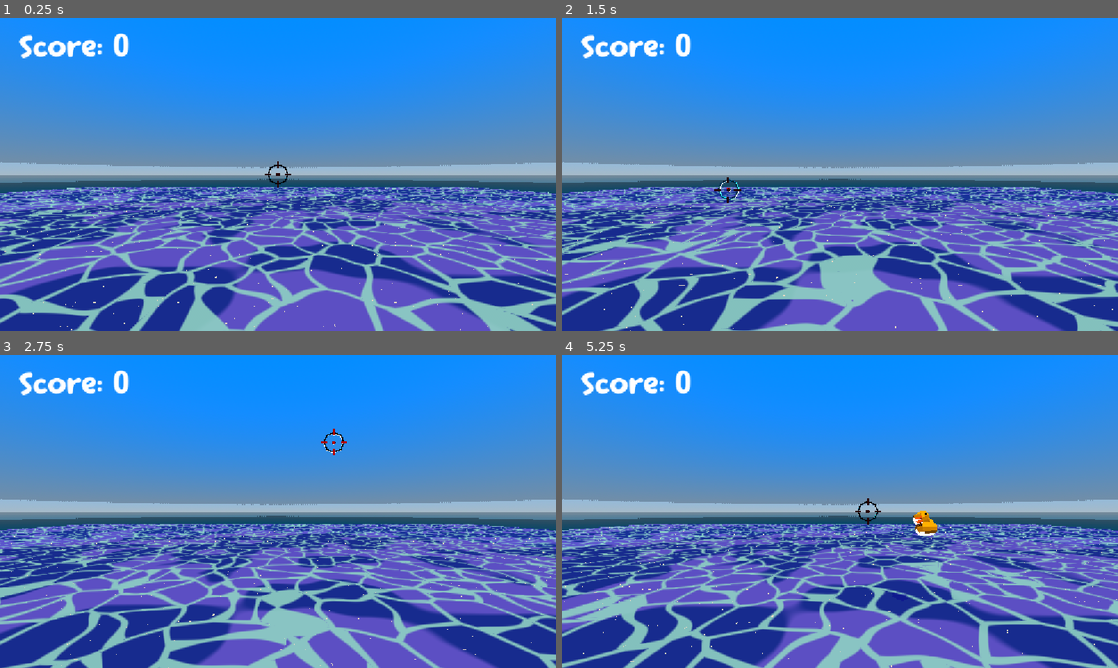
Above: before the commit, frames 1-4 (two rows, left to right).
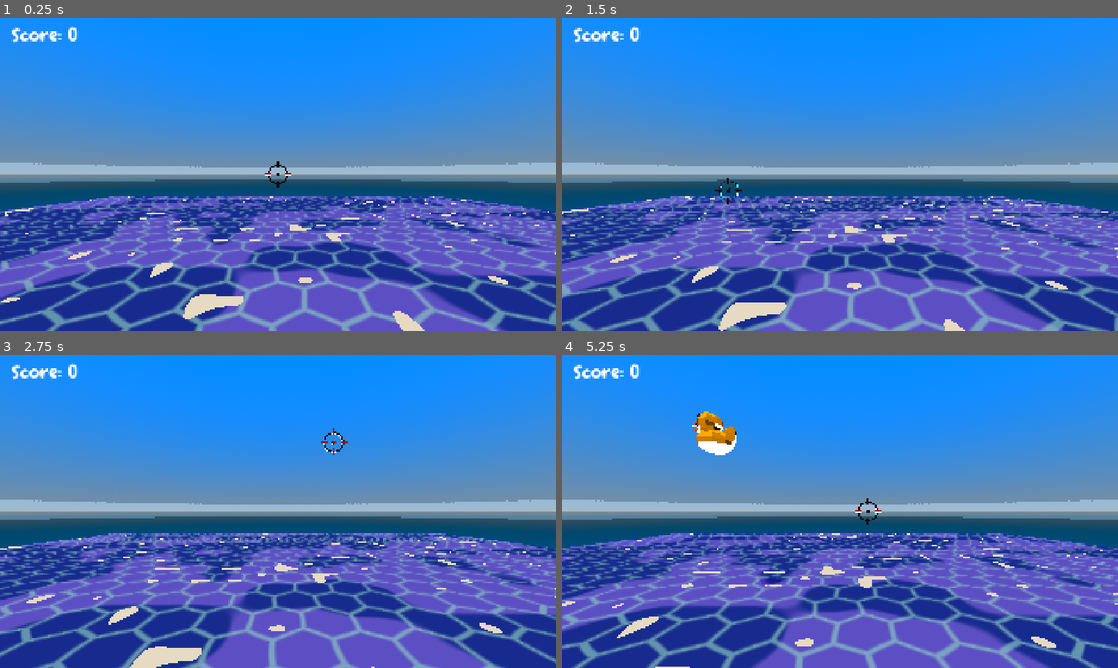
Above: after the commit, the same moments.

Repository: ashermemon/haven
Game: Godot game, scene res://game.tscn
Same seed, same stepped clock (60 frames per second), same inputs: the game is played once before the commit and once after it.
Inputs (mouse positions are in pixels of both pictures, inside the frame that each line leads up to):
- Up to frame 1 (0.25 s): no input
- Up to frame 2 (1.5 s): move the mouse to (962, 158) at 0.52 s; press the mouse at (962, 158) at 0.53 s; move the mouse to (728, 190) at 1.27 s; release the mouse at (728, 190) at 1.28 s; click (728, 190) at 1.35 s
- Up to frame 3 (2.75 s): move the mouse to (333, 442) at 2.02 s; press the mouse at (333, 442) at 2.03 s
- Up to frame 4 (5.25 s): move the mouse to (812, 574) at 2.77 s; release the mouse at (812, 574) at 2.78 s; click (812, 574) at 2.85 s; move the mouse to (1006, 558) at 3.52 s; press the mouse at (1006, 558) at 3.53 s; move the mouse to (673, 464) at 4.27 s; release the mouse at (673, 464) at 4.28 s; click (673, 464) at 4.35 s; move the mouse to (867, 511) at 5.02 s; press the mouse at (867, 511) at 5.03 s

The runs differ from the first frame. In frame 1, 28% of the frame differs, in the area x 0-100%, y 2-100%; in frame 2, 28%; in frame 3, 27%; in frame 4, 29%.

Commit message:
spinning ducks and optimized water shader

Diff:
--- a/haven/DuckSpawner.gd
+++ b/haven/DuckSpawner.gd
@@ -27,7 +27,7 @@
 	time_since_spawn += delta
 	if time_since_spawn >= spawn_interval:
 
-		spawn_position = Vector3(randf_range(-5.0, 5.0), -5.0, randf_range(0.0, 1.0))
+		spawn_position = Vector3(randf_range(-5.0, 5.0), -5.0, randf_range(-0.5, 0.5))
 
 		time_since_spawn -= spawn_interval
 		spawn_duck(spawn_position, random_force)
--- a/haven/game.tscn
+++ b/haven/game.tscn
@@ -26,19 +26,19 @@
 shader_parameter/patch_threshold = 0.5
 shader_parameter/patch_softness = 0.04
 shader_parameter/patch_strength = 0.8
-shader_parameter/cell_scale = 0.6
-shader_parameter/line_width = 0.1
-shader_parameter/cell_speed = 0.4
-shader_parameter/cell_warp = 0.35
-shader_parameter/line_strength = 0.9
+shader_parameter/hex_scale = 1.1
+shader_parameter/hex_line_width = 0.085
+shader_parameter/hex_warp = 0.07
+shader_parameter/hex_speed = 0.15
+shader_parameter/hex_strength = 0.630000029925
 shader_parameter/foam_noise = 0.12
 shader_parameter/contact_foam_width = 0.06
-shader_parameter/sparkle_amount = 0.03
-shader_parameter/sparkle_scale = 12.0
+shader_parameter/sparkle_amount = 0.110000005225
+shader_parameter/sparkle_scale = 1.0
 
 [sub_resource type="PlaneMesh" id="PlaneMesh_hve3p"]
 material = SubResource("ShaderMaterial_uuvgp")
-size = Vector2(100, 100)
+size = Vector2(50, 50)
 
 [sub_resource type="ShaderMaterial" id="ShaderMaterial_hve3p"]
 render_priority = 0
--- a/haven/project.godot
+++ b/haven/project.godot
@@ -21,6 +21,8 @@
 
 [display]
 
+window/size/viewport_width=1920
+window/size/viewport_height=1080
 window/stretch/mode="canvas_items"
 window/stretch/aspect="expand"
 
--- a/haven/rubber_duck.tscn
+++ b/haven/rubber_duck.tscn
@@ -8,10 +8,9 @@
 radius = 0.37
 
 [node name="RubberDuck" type="Node3D" unique_id=618759715]
-transform = Transform3D(-4.371139e-08, 0, 1, 0, 1, 0, -1, 0, -4.371139e-08, 0, 0, 0)
+transform = Transform3D(-6.556708e-08, 0, 1.5, 0, 1.5, 0, -1.5, 0, -6.556708e-08, 0, 0, 0)
 
 [node name="RigidBody3D" type="RigidBody3D" parent="." unique_id=1724538532]
-transform = Transform3D(1, 0, 0, 0, 1, 0, 0, 0, 1, 0.75545514, -0.047059476, 0.0012654397)
 script = ExtResource("1_xh7qf")
 
 [node name="RubberDuck" parent="RigidBody3D" unique_id=149477437 instance=ExtResource("2_v7mwj")]
--- a/haven/rubberduck.gd
+++ b/haven/rubberduck.gd
@@ -6,8 +6,8 @@
 var abletohit:= true
 # Called when the node enters the scene tree for the first time.
 func _ready() -> void:
-	var random_rotation = Vector3(randf_range(-0.5, 0.5), randf_range(-1.5, 1.5), 0.0)
-	rotation = random_rotation
+	var random_rotation = Vector3(0.0, randf_range(-0.5, 0.5), 0.0)
+	apply_torque_impulse(random_rotation)
 	var random_force = Vector3(randf_range(-5.0, 5.0), randf_range(10.0, 14.0), 0.0)
 	apply_central_impulse(random_force)
 
--- a/haven/toon_water.gdshader
+++ b/haven/toon_water.gdshader
@@ -1,12 +1,8 @@
 
 shader_type spatial;
-
-
 render_mode blend_mix, depth_draw_opaque, cull_back, diffuse_lambert, specular_disabled;
 
-
 group_uniforms colors;
-
 uniform vec4 shallow_color : source_color = vec4(0.30, 0.80, 0.85, 1.0);
 uniform vec4 deep_color : source_color = vec4(0.07, 0.25, 0.85, 1.0);
 uniform vec4 patch_color : source_color = vec4(0.04, 0.16, 0.66, 1.0);
@@ -17,44 +13,36 @@
 uniform float shallow_alpha : hint_range(0.0, 1.0) = 0.70;
 uniform float water_alpha : hint_range(0.0, 1.0) = 0.90;
 
-
 group_uniforms water;
-
 uniform float max_depth = 0.9;
 
-
 group_uniforms patches;
-
 uniform float patch_scale = 0.18;
 uniform float patch_threshold : hint_range(0.0, 1.0) = 0.5;
 uniform float patch_softness : hint_range(0.0, 0.3) = 0.04;
 uniform float patch_strength : hint_range(0.0, 1.0) = 0.8;
 
-
 group_uniforms cell_lines;
-
-uniform float cell_scale = 0.3;
-uniform float line_width = 0.14;
-uniform float cell_speed = 0.4;
-uniform float cell_warp = 0.25;
-uniform float line_strength : hint_range(0.0, 1.0) = 0.9;
-
+uniform float hex_scale = 0.3;
+uniform float hex_line_width = 0.015;
+uniform float hex_warp = 0.0;
+uniform float hex_speed = 0.15;
+uniform float hex_strength : hint_range(0.0, 1.0) = 0.9;
 
 group_uniforms foam;
-
 uniform float foam_noise = 0.12;
 uniform float contact_foam_width = 0.06;
 
 group_uniforms glints;
-
 uniform float sparkle_amount : hint_range(0.0, 0.2) = 0.0;
 uniform float sparkle_scale = 12.0;
 
-
 varying vec3 world_pos;
 
 uniform sampler2D depth_tex : hint_depth_texture, repeat_disable, filter_nearest;
 
+
+// VALUE NOISE
 
 float hash21(vec2 p) {
     p = fract(p * vec2(123.34, 456.21));
@@ -62,14 +50,6 @@
     return fract(p.x * p.y);
 }
 
-vec2 hash22(vec2 p) {
-    p = vec2(
-        dot(p, vec2(127.1, 311.7)),
-        dot(p, vec2(269.5, 183.3))
-    );
-    return fract(sin(p) * 43758.5453);
-}
-
 float vnoise(vec2 p) {
     vec2 i = floor(p);
     vec2 f = fract(p);
@@ -89,43 +69,67 @@
 }
 
 
-void voronoi(vec2 x, float tm, out float f1, out float f2) {
-    vec2 n = floor(x);
-    vec2 f = fract(x);
-
-    f1 = 8.0;
-    f2 = 8.0;
-
-    for (int j = -1; j <= 1; j++) {
-        for (int i = -1; i <= 1; i++) {
-            vec2 g = vec2(float(i), float(j));
-
-            vec2 o = hash22(n + g);
-            o = 0.5 + 0.5 * sin(tm + 6.2831 * o);
-
-            vec2 r = g + o - f;
-            float d = dot(r, r);
-
-            if (d < f1) {
-                f2 = f1;
-                f1 = d;
-            } else if (d < f2) {
-                f2 = d;
-            }
-        }
-    }
-
-    f1 = sqrt(f1);
-    f2 = sqrt(f2);
-}
-
+
+float hex_grid(vec2 p) {
+
+    const float SQRT3 = 1.7320508075688772;
+    const float APOTHEM = 0.8660254037844386;
+
+    float q = p.x / SQRT3 - p.y / 3.0;
+    float r = p.y * (2.0 / 3.0);
+
+    vec3 cube = vec3(
+        q,
+        -q - r,
+        r
+    );
+
+
+    vec3 rounded = round(cube);
+
+
+    vec3 diff = abs(rounded - cube);
+
+    if (diff.x > diff.y && diff.x > diff.z) {
+        rounded.x = -rounded.y - rounded.z;
+    }
+    else if (diff.y > diff.z) {
+        rounded.y = -rounded.x - rounded.z;
+    }
+    else {
+        rounded.z = -rounded.x - rounded.y;
+    }
+
+    vec2 center = vec2(
+        SQRT3 * (rounded.x + rounded.z * 0.5),
+        1.5 * rounded.z
+    );
+
+
+    vec2 local = p - center;
+
+    float d1 = APOTHEM - abs(local.x);
+
+    float d2 = APOTHEM - abs(
+        dot(local, vec2(0.5, 0.8660254037844386))
+    );
+
+    float d3 = APOTHEM - abs(
+        dot(local, vec2(-0.5, 0.8660254037844386))
+    );
+
+    return min(d1, min(d2, d3));
+}
 
 
 void vertex() {
     world_pos = (MODEL_MATRIX * vec4(VERTEX, 1.0)).xyz;
 }
 
+
+
 void fragment() {
+
 
 
     float raw = texture(depth_tex, SCREEN_UV).r;
@@ -138,24 +142,21 @@
     vec4 view_pos = INV_PROJECTION_MATRIX * vec4(ndc, 1.0);
     view_pos.xyz /= view_pos.w;
 
-    vec3 scene_world = (
-        INV_VIEW_MATRIX * vec4(view_pos.xyz, 1.0)
-    ).xyz;
+    vec3 scene_world = (INV_VIEW_MATRIX * vec4(view_pos.xyz, 1.0)).xyz;
 
     float depth_h = max(world_pos.y - scene_world.y, 0.0);
 
     vec2 uv = world_pos.xz;
 
     float t = clamp(depth_h / max_depth, 0.0, 1.0);
+
     vec3 col = mix(shallow_color.rgb, deep_color.rgb, t);
 
 
-    vec2 bp = uv * patch_scale
-        + vec2(TIME * 0.02, -TIME * 0.015);
-
-    float nb =
-        vnoise(bp) * 0.75 +
-        vnoise(bp * 2.0 + 11.0) * 0.25;
+    vec2 bp = uv * patch_scale + vec2(TIME * 0.02, -TIME * 0.015);
+
+    float nb = vnoise(bp) * 0.75
+             + vnoise(bp * 2.0 + 11.0) * 0.25;
 
     float blob = smoothstep(
         patch_threshold - patch_softness,
@@ -165,59 +166,58 @@
 
     blob *= smoothstep(0.3, 0.9, t);
 
-    col = mix(
-        col,
-        patch_color.rgb,
-        blob * patch_strength
-    );
-
-
-    vec2 p = uv * cell_scale;
-
-    p += (
-        vec2(
-            vnoise(p * 1.3 + TIME * 0.05),
-            vnoise(p * 1.3 + 7.7 - TIME * 0.05)
-        ) - 0.5
-    ) * cell_warp;
-
-    float f1;
-    float f2;
-
-    voronoi(p, TIME * cell_speed, f1, f2);
-
-    float edge = f2 - f1;
-    float aa = fwidth(edge);
+    col = mix(col, patch_color.rgb, blob * patch_strength);
+
+
+
+
+    vec2 p = uv * hex_scale;
+
+
+    if (hex_warp > 0.001) {
+        p += vec2(
+            sin(p.y * 2.0 + TIME * hex_speed),
+            sin(p.x * 2.0 - TIME * hex_speed)
+        ) * hex_warp;
+    }
+
+
+	p += vec2(
+	    TIME * 0.35,
+	    -TIME * 0.25
+	);
+
+    float d = hex_grid(p);
+
+
+    float aa = max(fwidth(d), 0.0001);
 
     float line = 1.0 - smoothstep(
-        line_width - aa,
-        line_width + aa,
-        edge
-    );
-
-    col = mix(
-        col,
-        line_color.rgb,
-        line * line_strength
-    );
-
-
-    float sp = step(
-        1.0 - sparkle_amount,
-        vnoise(
-            uv * sparkle_scale
-            + vec2(TIME * 0.35, -TIME * 0.25)
-        )
-    );
-
-    col = mix(col, foam_color.rgb, sp);
+        hex_line_width - aa,
+        hex_line_width + aa,
+        d
+    );
+
+    col = mix(col, line_color.rgb, line * hex_strength);
+
+
+
+    if (sparkle_amount > 0.001) {
+        float sp = step(
+            1.0 - sparkle_amount,
+            vnoise(
+                uv * sparkle_scale
+                + vec2(TIME * 0.35, -TIME * 0.25)
+            )
+        );
+
+        col = mix(col, foam_color.rgb, sp);
+    }
+
 
 
     float wob = (
-        vnoise(
-            uv * 1.5
-            + vec2(TIME * 0.05, TIME * 0.03)
-        ) - 0.5
+        vnoise(uv * 1.5 + vec2(TIME * 0.05, TIME * 0.03)) - 0.5
     ) * foam_noise * 2.0;
 
     float contact = 1.0 - smoothstep(
@@ -229,6 +229,8 @@
     col = mix(col, foam_color.rgb, contact);
 
 
+
+
     float a = mix(
         shallow_alpha,
         water_alpha,
@@ -243,14 +245,12 @@
 }
 
 
+
+
 void light() {
     float lit = smoothstep(0.0, 0.05, ATTENUATION);
 
-    vec3 tone = mix(
-        shadow_tint.rgb,
-        vec3(1.0),
-        lit
-    );
+    vec3 tone = mix(shadow_tint.rgb, vec3(1.0), lit);
 
     DIFFUSE_LIGHT += tone * LIGHT_COLOR / PI;
 }
